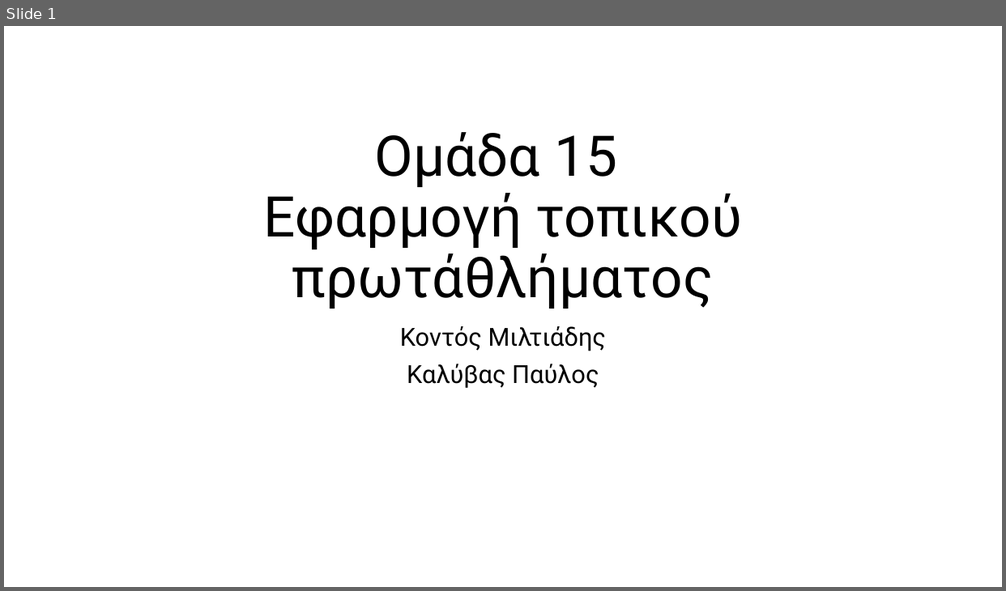
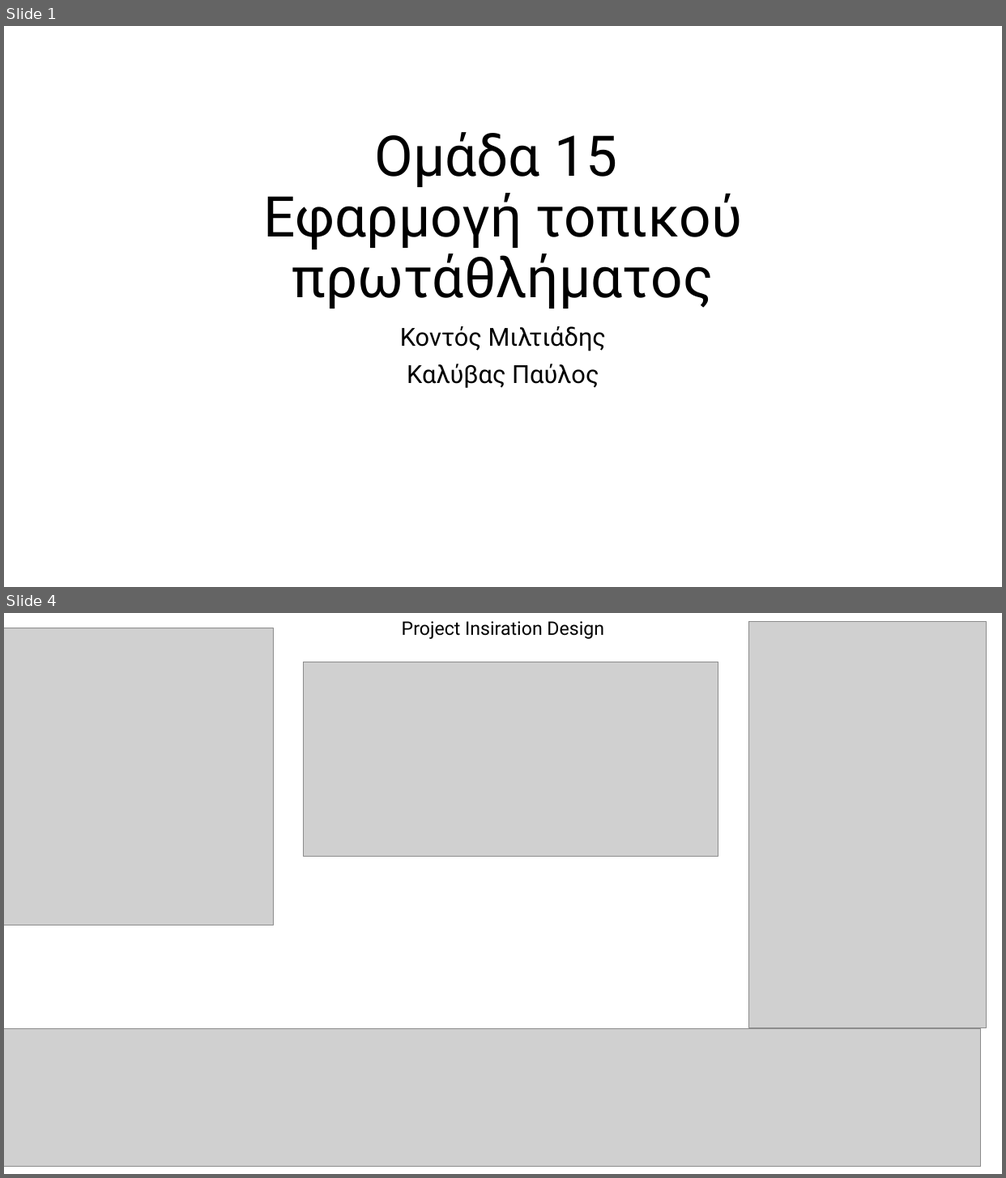
Before and after one commit to Miltiadis-Kon/Hools, a slide deck: datagrams/Ομάδα 15.pptx. Shown one above the other, each under a label of ours: slide 1 before the commit, slides 1 and 4 after it; the slides between them are not shown. The pictures are 1006x591 and 1006x1178 pixels, drawn with LibreOffice and Linux fonts; fonts in the diff are those of the drawing; grey boxes stand for pictures. Boxes give left, top, right and bottom in pixels: in the first picture for what was removed or moved away, otherwise in the second. Text is boxed around its words. In the diff, an @@ line names an element or a change of style, - is before the commit and + after.

```diff
--- a/datagrams/Ομάδα 15.pptx
+++ b/datagrams/Ομάδα 15.pptx
@@ slide 4 added at bbox=[4, 613, 1002, 1174], background #FFFFFF @@
@@ picture added at bbox=[4, 628, 273, 925] @@
@@ text added at bbox=[402, 621, 604, 639], 18 pt, text #000000 @@
+Project Insiration Design
@@ picture added at bbox=[749, 621, 987, 1028] @@
@@ picture added at bbox=[304, 662, 718, 855] @@
@@ picture added at bbox=[4, 1029, 981, 1167] @@
```
Also in this commit, not shown: 1 slide changed, 2 other slides added.
